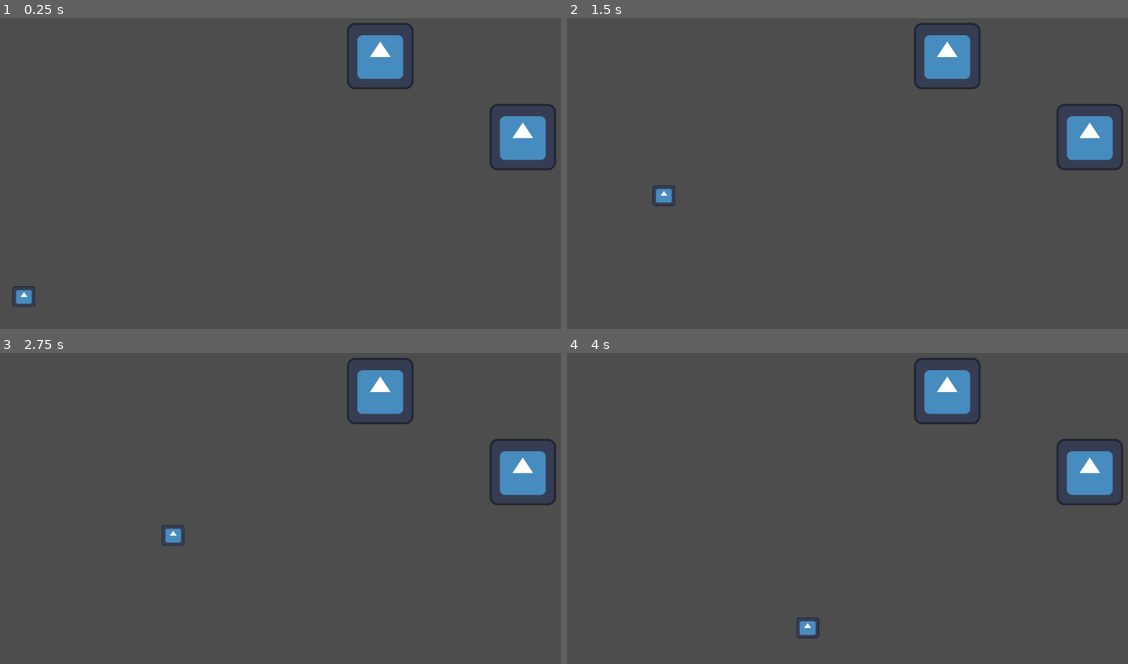
Above: before the commit, frames 1-4 (two rows, left to right).
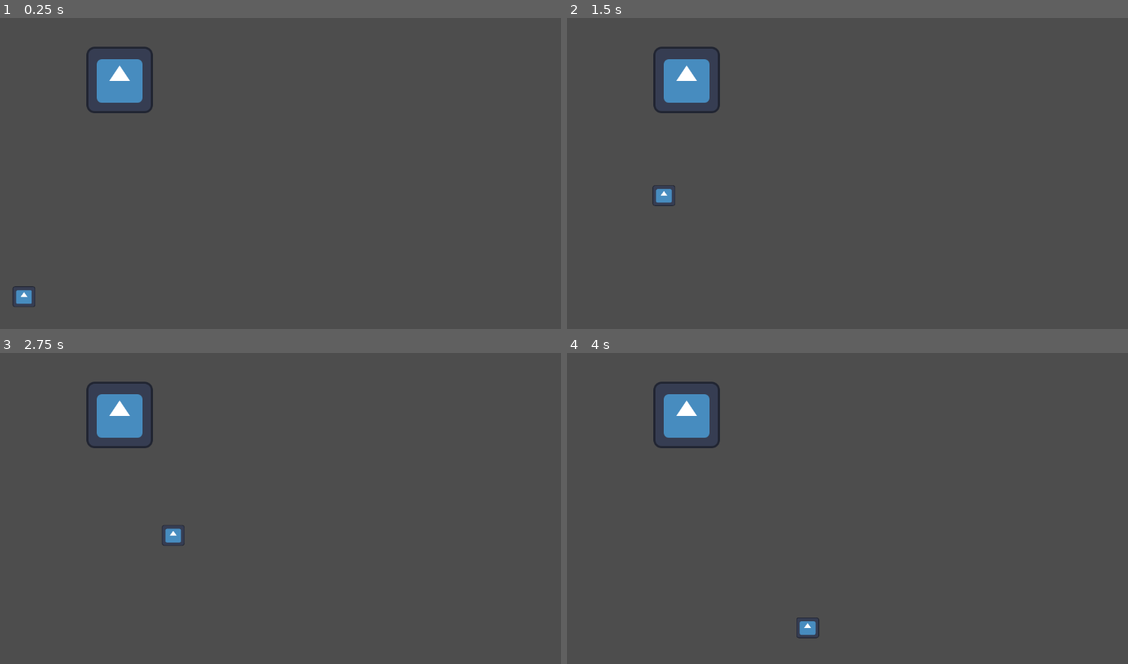
Above: after the commit, the same moments.

Repository: Aaron-C63/Pinky-Vs-BrAIn
Game: Godot game, scene res://Scenes/testing_scene.tscn
Two runs of this game, one before a commit and one after it. Both use one fixed random seed, a clock stepped at 60 frames per second and the inputs below. The project has no main scene, so this scene is started directly.
Inputs:
- Up to frame 1 (0.25 s): no input
- Up to frame 2 (1.5 s): tap Enter (ui_accept) at 0.5, 0.77 s
- Up to frame 3 (2.75 s): tap Enter (ui_accept) at 1.52 s
- Up to frame 4 (4 s): tap Enter (ui_accept) at 3.02, 3.77 s

The runs differ from the first frame. In frame 1, 4.4% of the frame differs, in the area x 15-100%, y 1-49%; in frame 2, 4.4%; in frame 3, 4.4%; in frame 4, 4.4%.

Commit message:
mychange

Diff:
--- a/Scenes/testing_scene.tscn
+++ b/Scenes/testing_scene.tscn
@@ -67,11 +67,7 @@
 shape = SubResource("CapsuleShape2D_30kgl")
 
 [node name="Icon" type="Sprite2D" parent="."]
-position = Vector2(1005, 277)
-texture = ExtResource("1_gy5by")
-
-[node name="Icon2" type="Sprite2D" parent="."]
-position = Vector2(731, 121)
+position = Vector2(230, 167)
 texture = ExtResource("1_gy5by")
 
 [connection signal="area_entered" from="Area2D" to="Path2D/PathFollow2D/Sprite2D" method="_on_area_2d_area_entered"]
